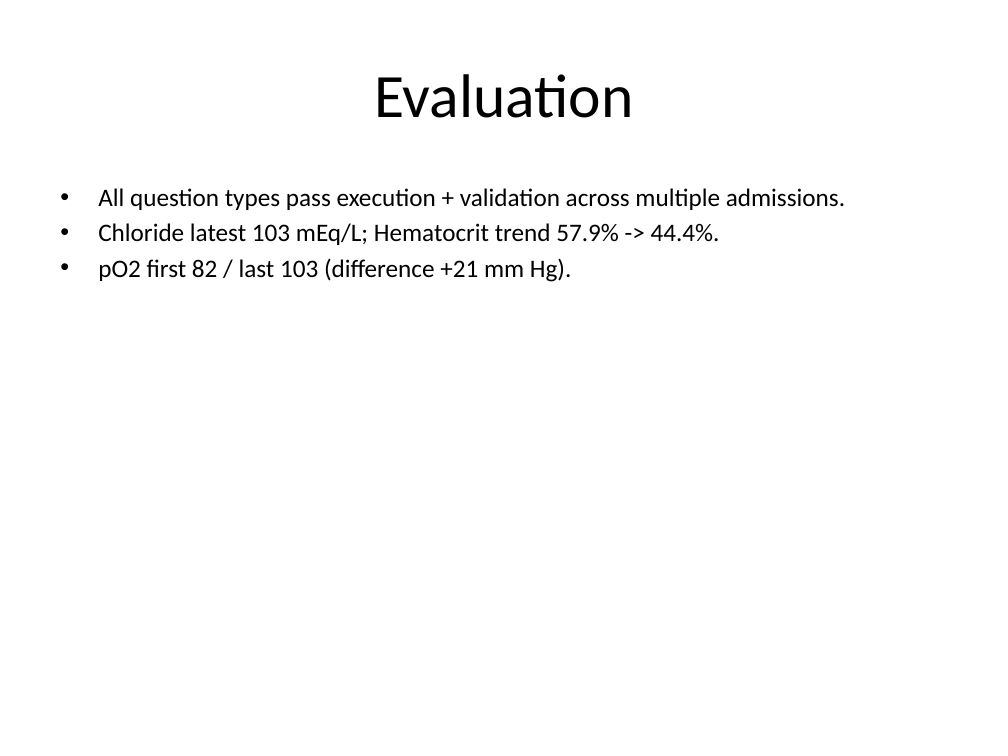
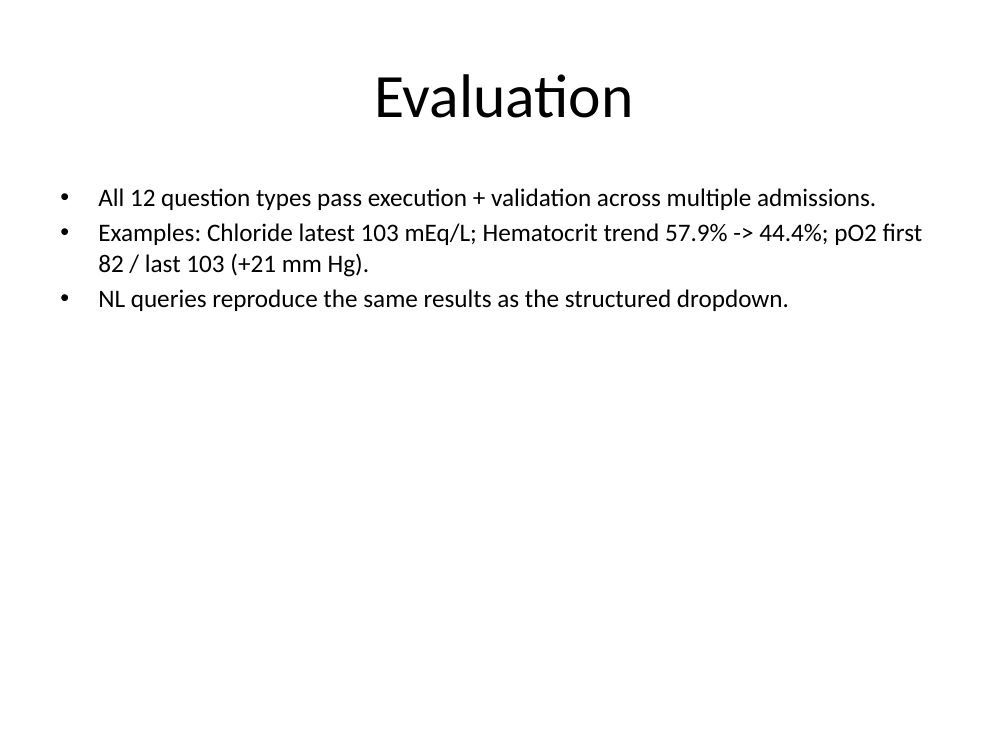
Before and after one commit to alonengel/seminar-project, a slide deck: slide 11 of docs/Clinical_Lab_Analysis_System.pptx (slide 9 before the commit). Drawn at 1008x756 pixels with LibreOffice and Linux fonts; fonts in the diff are those of the drawing. Boxes give left, top, right and bottom in pixels: in the first picture for what was removed or moved away, otherwise in the second. Text is boxed around its words. In the diff, an @@ line names an element or a change of style, - is before the commit and + after.

Commit message:
Refresh presentation deck: 12 questions, LLM/code-gen, Part-1 data slide.
Regenerate the .pptx from SLIDES.md (now 14 slides), add a reproducible docs/build_pptx.py builder, and align with the Part 1 dataset document.

```diff
--- a/docs/Clinical_Lab_Analysis_System.pptx
+++ b/docs/Clinical_Lab_Analysis_System.pptx
@@ text at bbox=[98, 188, 923, 311]: text changed @@
-• All question types pass execution + validation across multiple admissions.
-• Chloride latest 103 mEq/L; Hematocrit trend 57.9% -> 44.4%.
-• pO2 first 82 / last 103 (difference +21 mm Hg).
+• All 12 question types pass execution + validation across multiple admissions.
+• Examples: Chloride latest 103 mEq/L; Hematocrit trend 57.9% -> 44.4%; pO2 first 82 / last 103 (+21 mm Hg).
+• NL queries reproduce the same results as the structured dropdown.
```
Also in this commit, not shown: 10 other slides changed, 2 slides added, 4 other files.
